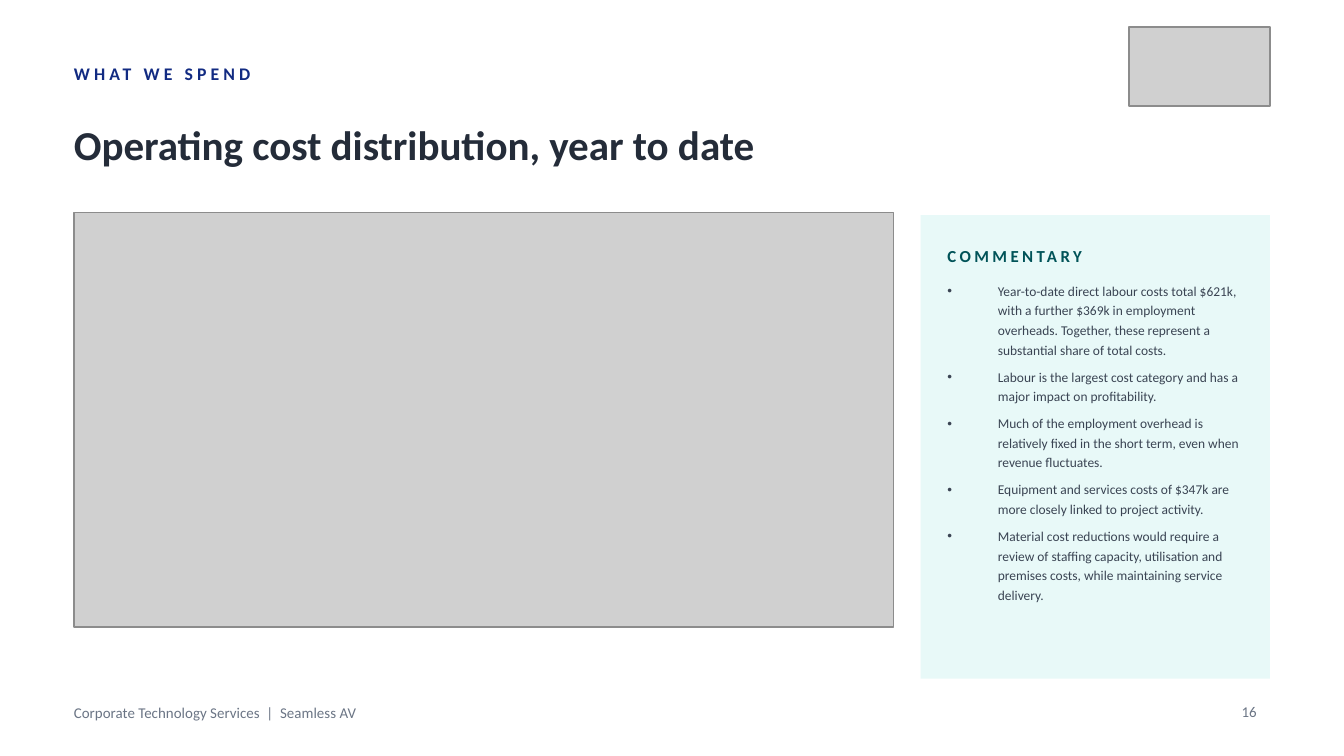
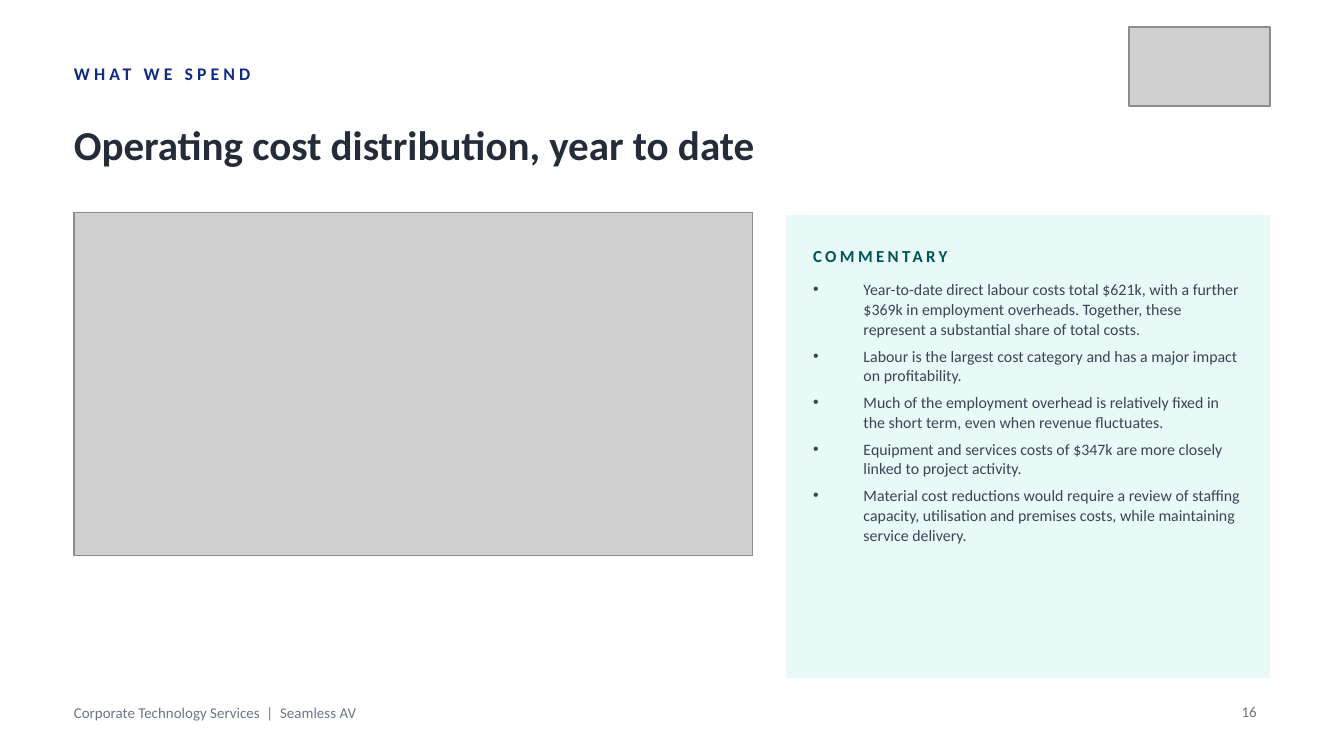
Before and after one commit to WesleyNelson-O33/Claude, a slide deck: slide 16 of deck/CTS Monthly Business Review - 30092026.pptx. Drawn at 1344x756 pixels with LibreOffice and Linux fonts; fonts in the diff are those of the drawing; grey boxes stand for pictures. Boxes give left, top, right and bottom in pixels: in the first picture for what was removed or moved away, otherwise in the second. Text is boxed around its words. In the diff, an @@ line names an element or a change of style, - is before the commit and + after.

```diff
--- a/deck/CTS Monthly Business Review - 30092026.pptx
+++ b/deck/CTS Monthly Business Review - 30092026.pptx
@@ picture resized from (x1=74, y1=212, x2=894, y2=626) to (x1=74, y1=212, x2=753, y2=555) @@
@@ rectangle resized from (x1=921, y1=215, x2=1270, y2=679) to (x1=786, y1=215, x2=1270, y2=679) @@
@@ text "COMMENTARY" rewrapped from (x1=948, y1=239, x2=1243, y2=273) to (x1=813, y1=239, x2=1243, y2=273) @@
@@ text "Year-to-date direct labour costs total ..." moved from (x1=998, y1=286, x2=1238, y2=602) to (x1=863, y1=284, x2=1239, y2=544) @@
@@ text "Year-to-date direct labour costs total ..." at (x1=863, y1=284, x2=1239, y2=544): size 7.2 to 8.5 pt @@
```
Also in this commit, not shown: 20 other slides changed, 1 other file.
